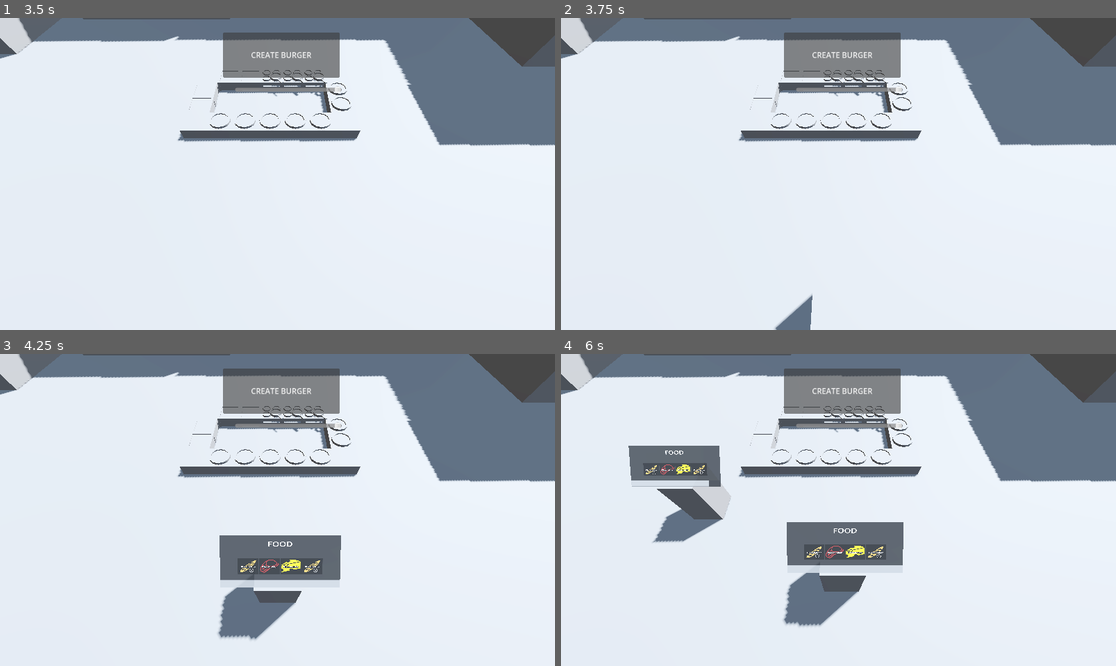
Above: before the commit, frames 1-4 (two rows, left to right).
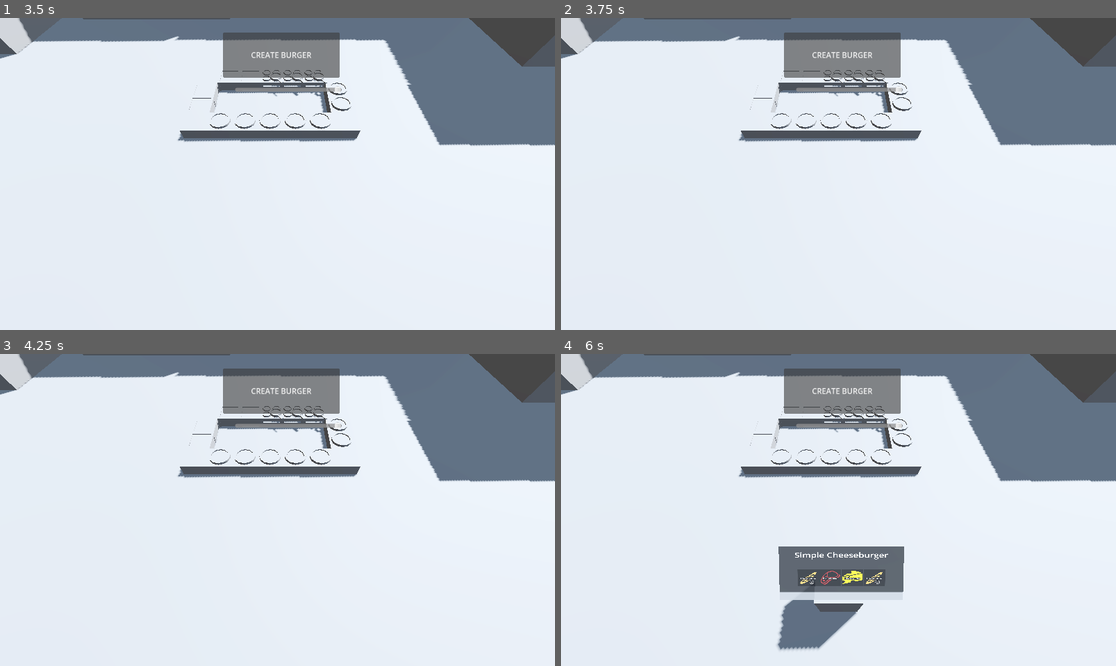
Above: after the commit, the same moments.

Repository: thewasmans/2026-game-jam-burger-truck
Game: Godot game, scene res://scenes/main.tscn
Same seed, same stepped clock (60 frames per second), same inputs: the game is played once before the commit and once after it.
Inputs:
- Up to frame 1 (3.5 s): click "CREATE BURGER" at 0.5 s; click "CREATE BURGER" at 1.25 s; click "CREATE BURGER" at 2 s; tap Enter at 2.75 s
- Up to frame 2 (3.75 s): tap Space at 3.5 s
- Up to frame 3 (4.25 s): no input
- Up to frame 4 (6 s): tap Enter at 5 s

Frame 1 is identical in both runs. In frame 2, 0.4% of the frame differs, in the area x 38-46%, y 88-100%; in frame 3, 4.9%; in frame 4, 9.1%, in the area x 12-62%, y 29-96%.

Commit message:
Add burger name in ui client

Diff:
--- a/scripts/enemy.gd
+++ b/scripts/enemy.gd
@@ -29,7 +29,6 @@
 	wait_timer.one_shot = true
 	wait_timer.timeout.connect(_on_wait_timer_timeout)
 	add_child(wait_timer)
-	client_request_ui.set_request("FOOD")
 
 func set_burger(burger_data:BurgerData):
 	_burger_request = burger_data
--- a/scripts/spawner.gd
+++ b/scripts/spawner.gd
@@ -8,6 +8,7 @@
 @export var spawn_area: BoxShape3D
 @export var front_truck_target: MeshInstance3D
 @export var out_screen_target: MeshInstance3D
+@export var spawn_time: float = 4.0
 
 var timer: Timer
 
@@ -15,7 +16,7 @@
 	front_truck_target.hide()
 	out_screen_target.hide()
 	timer = Timer.new()
-	timer.wait_time = 2.0
+	timer.wait_time = spawn_time
 	timer.timeout.connect(spawn_enemy)
 	add_child(timer)
 	timer.start()
--- a/scripts/ui/client_request_ui.gd
+++ b/scripts/ui/client_request_ui.gd
@@ -19,8 +19,5 @@
 	for ingredient in burger_data.ingredients:
 		add_ingredients(ingredient)
 
-func set_request(value:String):
-	label.text = value
-
 func set_waiting(value:float):
 	waiting.value = value
